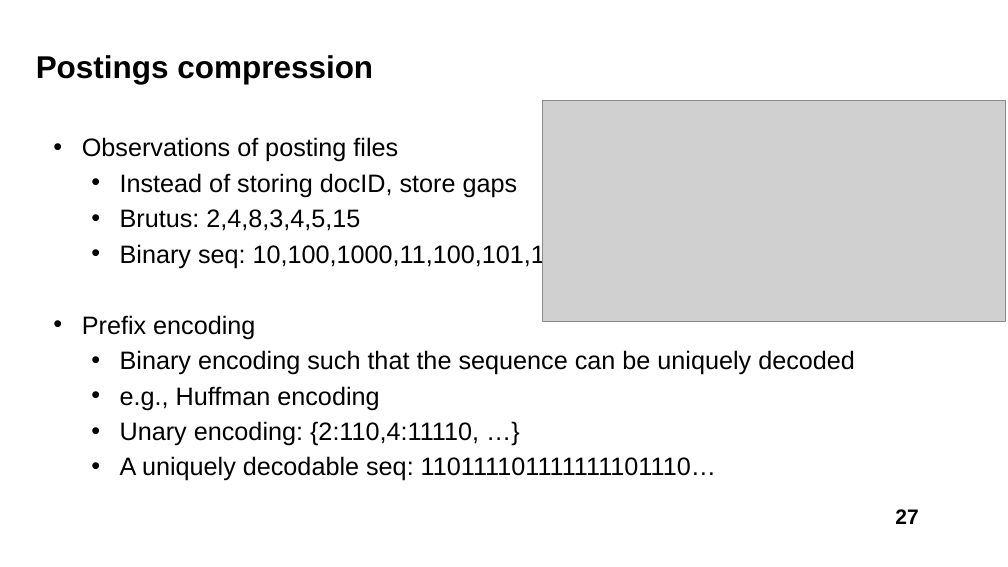
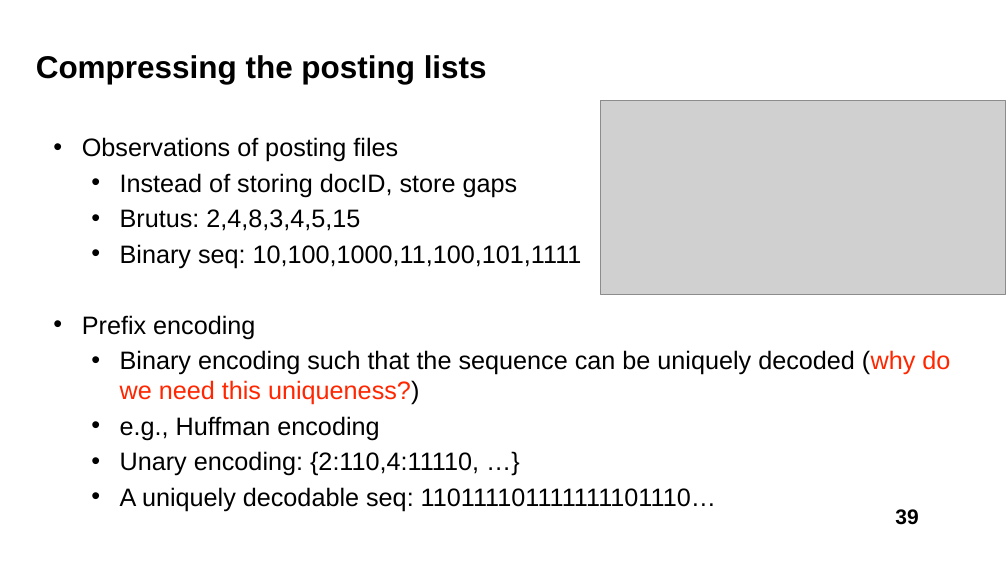
Before and after one commit to liususan091219/liususan091219.github.io, a slide deck: slide 39 of teaching/cs589_21f/slides/4_infr.pptx (slide 27 before the commit). Drawn at 1008x567 pixels with LibreOffice and Linux fonts; fonts in the diff are those of the drawing; grey boxes stand for pictures. Boxes give left, top, right and bottom in pixels: in the first picture for what was removed or moved away, otherwise in the second. Text is boxed around its words. In the diff, an @@ line names an element or a change of style, - is before the commit and + after.

```diff
--- a/teaching/cs589_21f/slides/4_infr.pptx
+++ b/teaching/cs589_21f/slides/4_infr.pptx
@@ title at (36, 55, 487, 84): text changed @@
-Postings compression
+Compressing the posting lists
@@ picture: place and size @@
-picture at (543, 100, 1006, 321)
+picture at (600, 100, 1006, 294)
@@ text at (120, 350, 950, 405): text changed @@
-  • Binary encoding such that the sequence can be uniquely decoded
+  • Binary encoding such that the sequence can be uniquely decoded (why do we need this uniqueness?)
@@ page number at (895, 509, 918, 525): text changed @@
-27
+39
```
Also in this commit, not shown: 6 other slides changed, 38 slides added, 28 slides removed, 3 other files.
